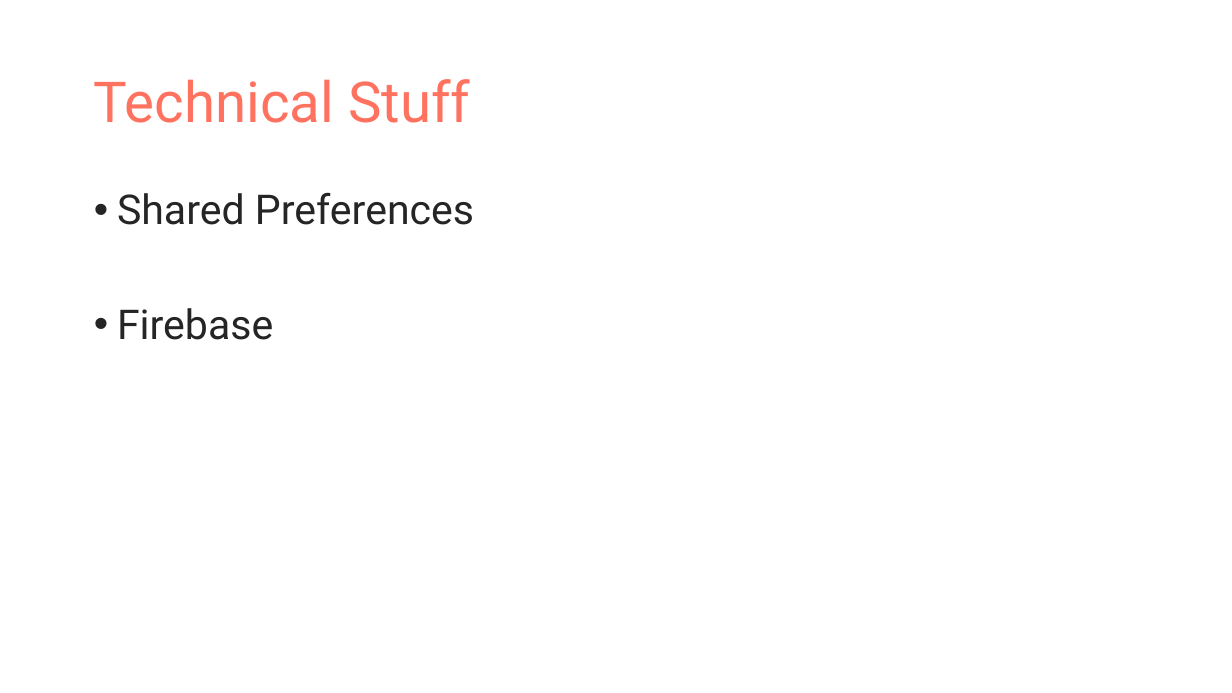
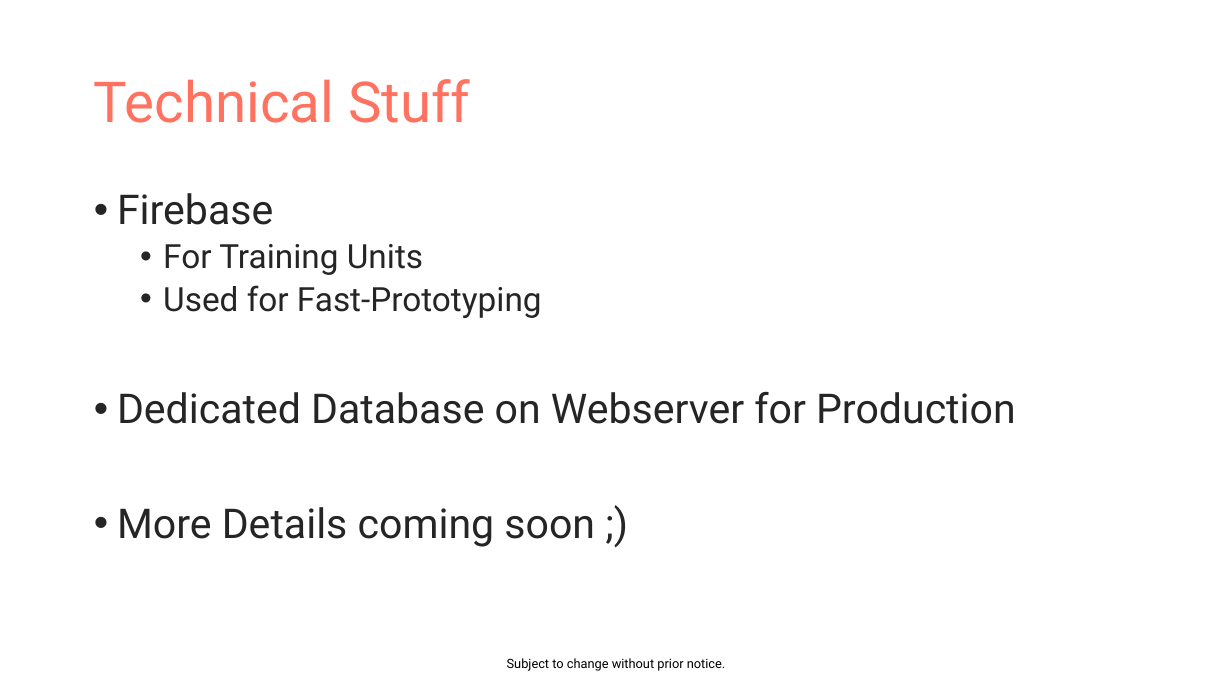
Before and after one commit to EvaJobst/MobileSports, a slide deck: slide 7 of Mountaineer.pptx (slide 8 before the commit). Drawn at 1232x693 pixels with LibreOffice and Linux fonts; fonts in the diff are those of the drawing. Boxes give left, top, right and bottom in pixels: in the first picture for what was removed or moved away, otherwise in the second. Text is boxed around its words. In the diff, an @@ line names an element or a change of style, - is before the commit and + after.

```diff
--- a/Mountaineer.pptx
+++ b/Mountaineer.pptx
@@ text at box(117, 192, 474, 225): paragraph removed @@
-• Shared Preferences
@@ text at box(117, 244, 1016, 547): paragraphs added @@
+  • For Training Units
+  • Used for Fast-Prototyping
+• Dedicated Database on Webserver for Production
+• More Details coming soon ;)
@@ text added at box(507, 658, 726, 671), 10 pt, text #000000 @@
+Subject to change without prior notice.
```
Also in this commit, not shown: 5 other slides changed, 3 slides added, 6 slides removed.
